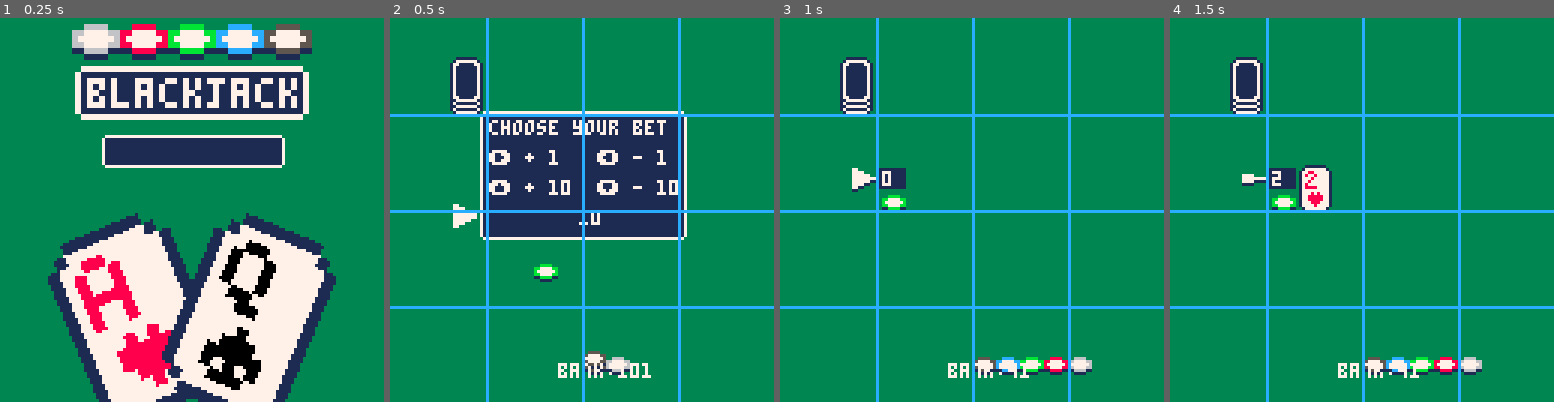
Above: before the commit, frames 1-4 (left to right).
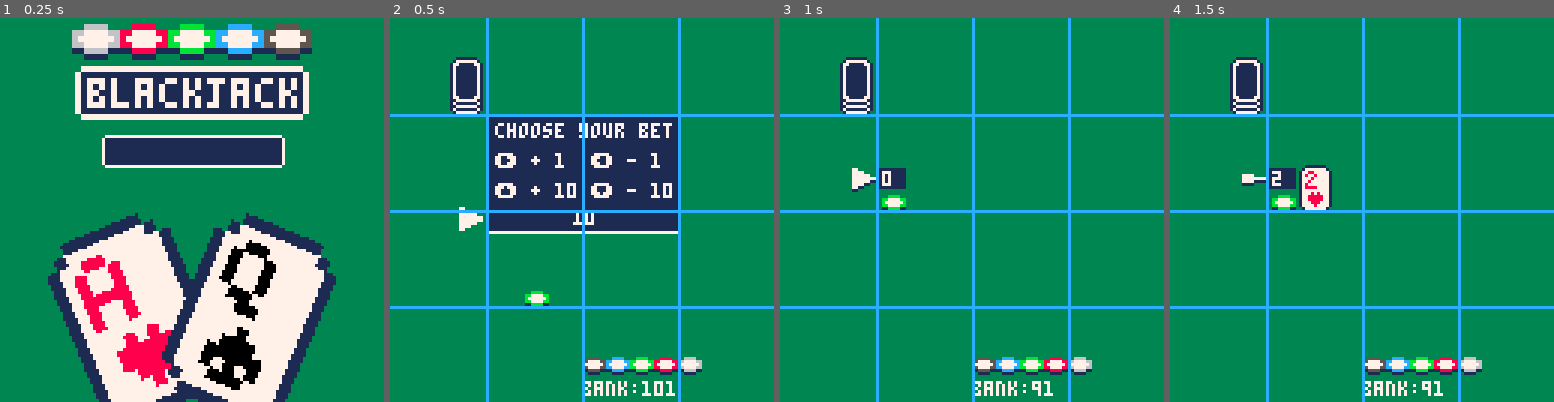
Above: after the commit, the same moments.

Repository: UA-koval/blackjack-pico-8
Game: PICO-8 cartridge blackjack.p8
The game is run twice, just before and just after one commit, with the same random seed, the same clock (stepped at 60 frames per second) and the same inputs.
Inputs:
- Up to frame 1 (0.25 s): no input
- Up to frame 2 (0.5 s): tap X (X key) at 0.33 s
- Up to frame 3 (1 s): tap O (Z key) at 0.7 s
- Up to frame 4 (1.5 s): tap X (X key) at 1.07 s

Frame 1 is identical in both runs. In frame 2, 7.3% of the frame differs, in the area x 16-82%, y 24-99%; in frame 3, 0.7%; in frame 4, 0.7%.

Commit message:
Progress

Diff:
--- a/blackjack.p8
+++ b/blackjack.p8
@@ -6,16 +6,15 @@
 
 -- todo:
 --
--- -grey-out inaccecable fields
-
-
+--
+--
 -- low-priority:
-
+--
 -- - attempt refactoring to
 --   table of gamestages again
-
+--
 -- - add sounds from assets
-
+--
 -- - add title music
 
 -- game logic vars
@@ -32,6 +31,7 @@
 blackjacks={false,false,false,false}
 game_results={0,0,0,0}
 payout=0
+tempbank=0
 
 -- technical vars
 frame_counter = 1
@@ -49,8 +49,8 @@
 menux=97   menuy=40
 sizex=28   sizey=48
 -- bet selection window
-betmenux=31   betmenuy=32
-betsizex=66   betsizey=40
+betmenux=33   betmenuy=33
+betsizex=62   betsizey=37
 -- game result window
 endscreenx=23 endscreeny=46
 endscreensx=82 endscreensy=18
@@ -239,14 +239,23 @@
 
 function draw_bet_window()
  -- window background
- draw_window(betmenux,betmenuy,betsizex,betsizey)
+ draw_window(betmenux,betmenuy,
+ 	betsizex,betsizey)
  -- text
- print("choose your bet",betmenux+2,betmenuy+2,7)
- print("➡️ + 1   ⬅️ - 1",betmenux+2,betmenuy+10+2,7)
- print("⬆️ + 10  ⬇️ - 10",betmenux+2,betmenuy+20+2,7)
- print(tempbet,betmenux+32,betmenuy+30+2,7)
+ print("choose your bet",
+	 betmenux+2,betmenuy+2,7)
+ print("➡️ + 1  ⬅️ - 1",
+	 betmenux+2,betmenuy+10+2,7)
+ print("⬆️ + 10 ⬇️ - 10",
+	 betmenux+2,betmenuy+20+2,7)
+ print(tempbet,betmenux+28,
+ 	betmenuy+31,7)
+ -- chips
+ draw_chips(
+ betmenux+4,betmenuy+60,tempbet)
  -- cursor
-	spr(23+cursor_anim_frame,betmenux-10,betmenuy+30)
+	spr(23+cursor_anim_frame,
+		betmenux-10,betmenuy+30)
 end
 
 function draw_game_result_window()
@@ -297,7 +306,7 @@
 
 draw_all_cards()
 
-draw_chips(bankx,banky,bank)
+draw_chips(bankx,banky,bank-tempbank)
 
 for n,hand in pairs(hands) do
 	-- bets
@@ -318,11 +327,11 @@
 print(count_score(dealer),dealerx-8,dealery+2,7)
 end
 
-print("bank:"..bank,bankx,banky)
+print("bank:"..bank,
+	bankx+8,banky+6)
 
 if stage==-1 then
  draw_bet_window()
- draw_chips(40,84,tempbet)
 elseif stage==2 then
  draw_game_window()
 elseif stage==6 then
@@ -426,6 +435,7 @@
 
 function stagem1()
 -- stage -1: set bets
+tempbank=tempbet
  if btnp(0) then
   if tempbet>10 then
   	tempbet-=1
@@ -445,6 +455,7 @@
  elseif btnp(4) then
   bets[1]=tempbet
   bank-=tempbet
+  tempbank=0
   stage+=1
  end
 
Not shown, changed: the thumbnail (__label__) section of blackjack.p8
Not shown, changed: the music (__music__) section of blackjack.p8
Not shown, changed: the sound effects (__sfx__) section of blackjack.p8
